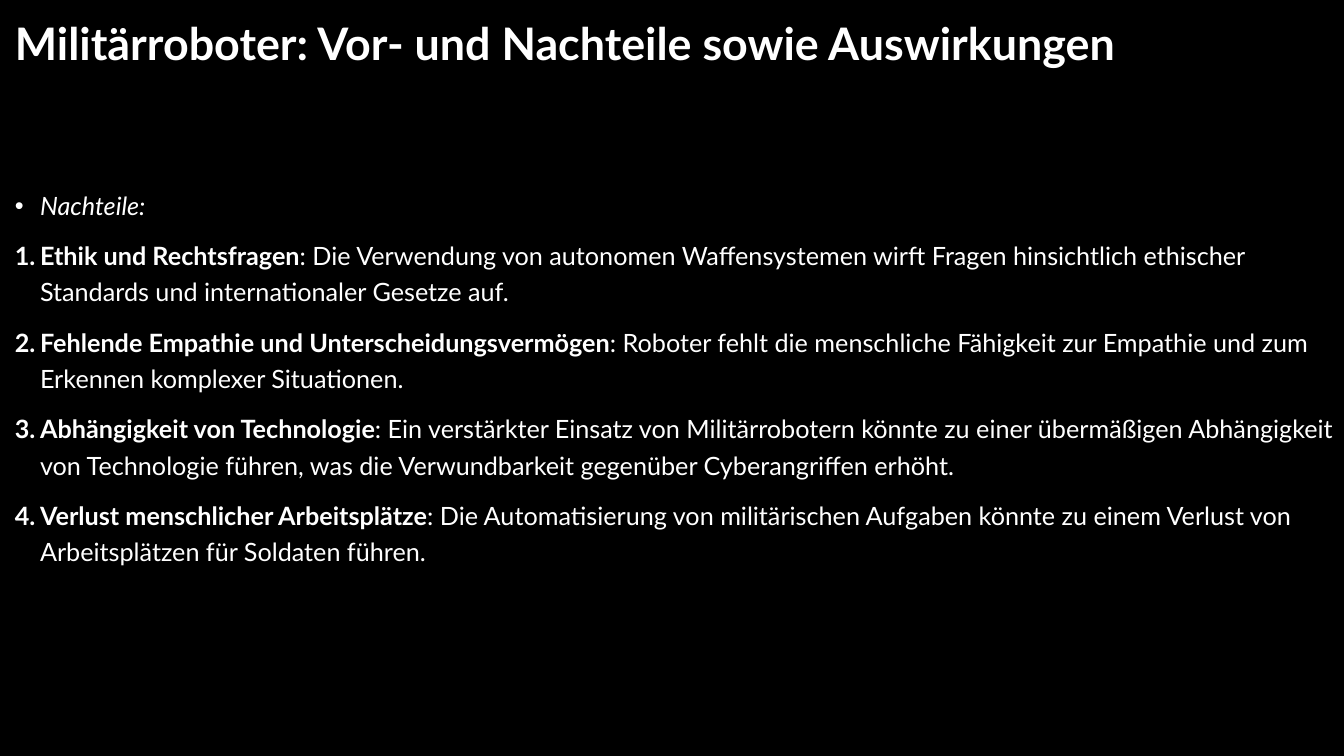
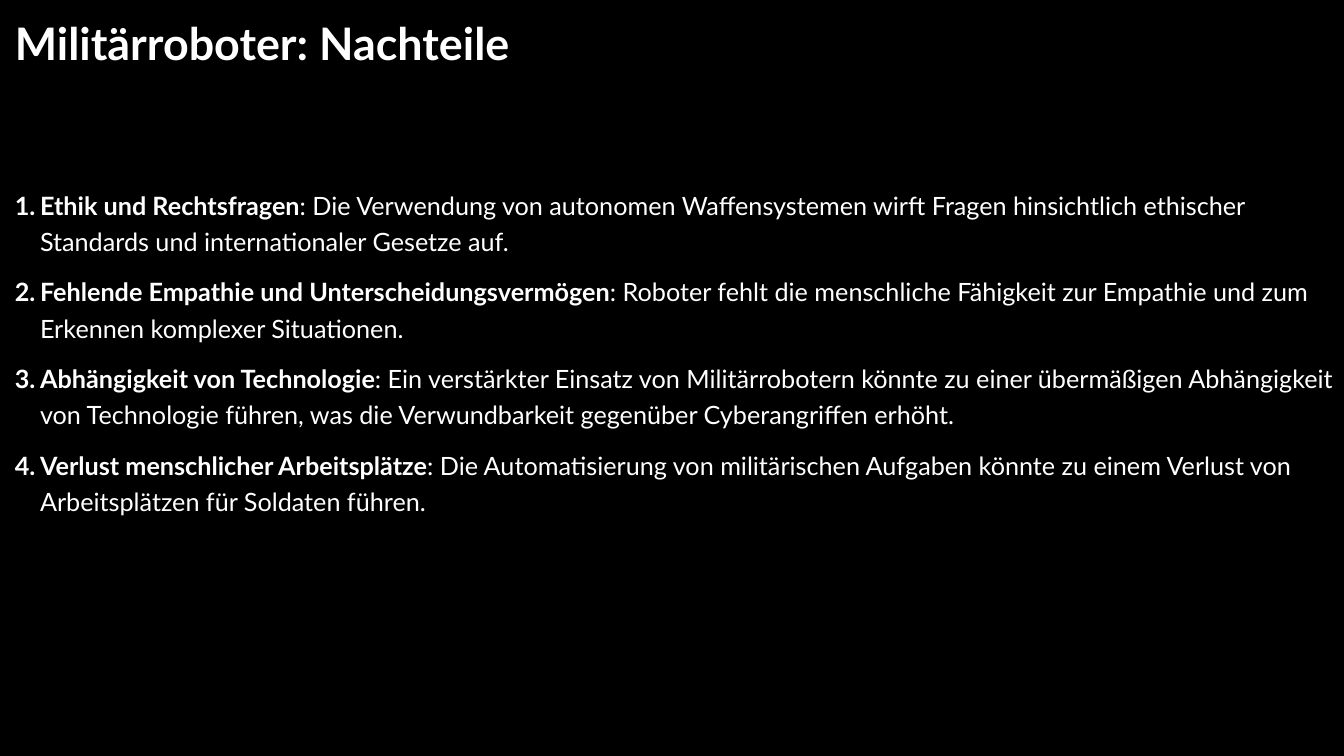
Before and after one commit to DavidSt2023/Danger_Gang_GVI, a slide deck: slide 4 of Nebenfächer/DIN/Ethik/RoboterEthik.pptx. Drawn at 1344x756 pixels with LibreOffice and Linux fonts; fonts in the diff are those of the drawing; background and template pictures are left out; a plain dark background stands for a picture behind light text. Boxes give left, top, right and bottom in pixels: in the first picture for what was removed or moved away, otherwise in the second. Text is boxed around its words. In the diff, an @@ line names an element or a change of style, - is before the commit and + after.

```diff
--- a/Nebenfächer/DIN/Ethik/RoboterEthik.pptx
+++ b/Nebenfächer/DIN/Ethik/RoboterEthik.pptx
@@ text at [15, 26, 509, 61]: text changed @@
-Militärroboter: Vor- und Nachteile sowie Auswirkungen
-• Nachteile:
+Militärroboter: Nachteile
```
Also in this commit, not shown: 2 other slides changed, 1 other file.
